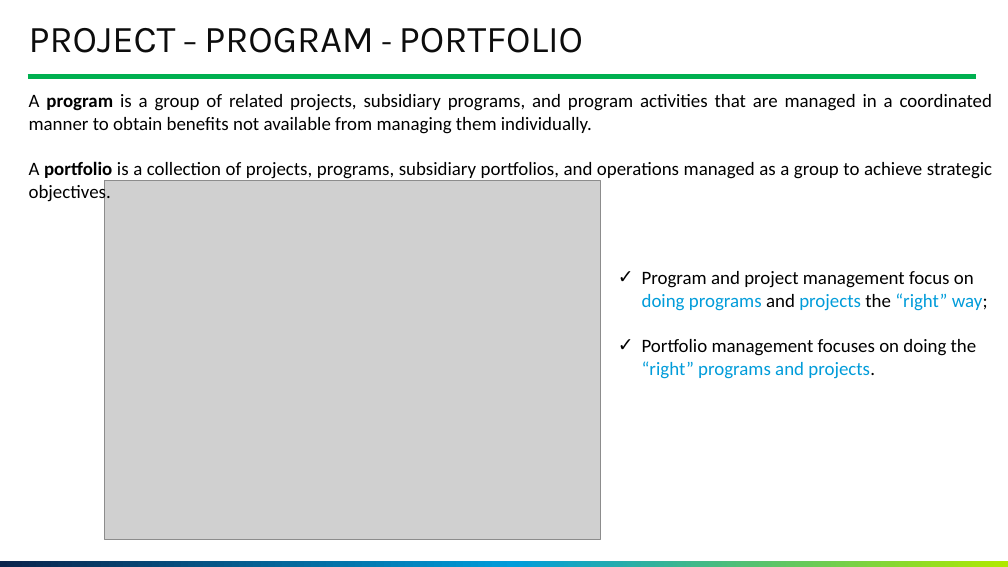
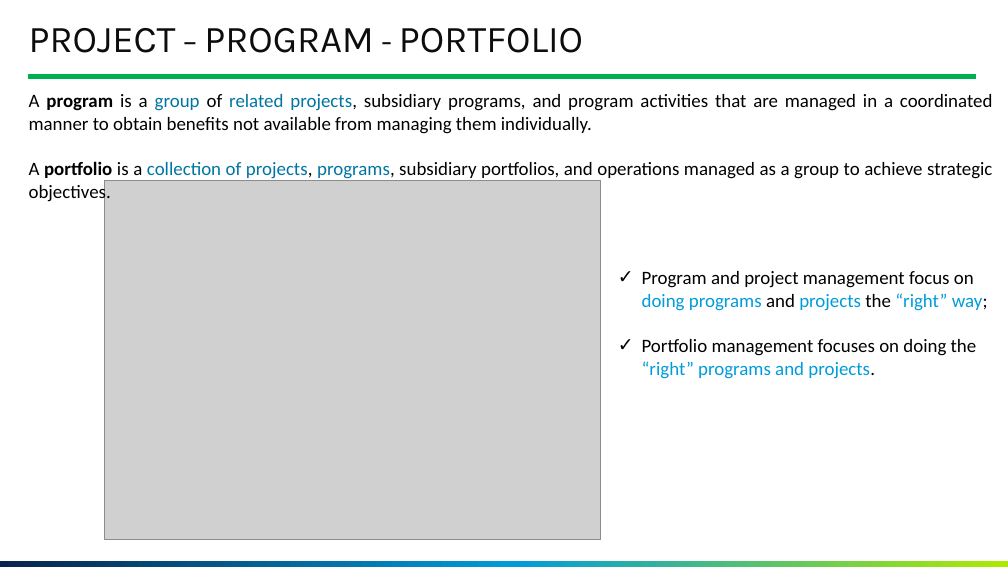
Before and after one commit to GoonerMAK/SWE_4803_Software_Project_Management, a slide deck: slide 17 of SWE 4803_Lec1.pptm. Drawn at 1008x567 pixels with LibreOffice and Linux fonts; fonts in the diff are those of the drawing; grey boxes stand for pictures; background and template pictures are left out. Boxes give left, top, right and bottom in pixels: in the first picture for what was removed or moved away, otherwise in the second. Text is boxed around its words. In the diff, an @@ line names an element or a change of style, - is before the commit and + after.

```diff
--- a/SWE 4803_Lec1.pptm
+++ b/SWE 4803_Lec1.pptm
@@ text "A program is a group ..." at (29, 94, 993, 203): text colour #000000 to #0075A3 in "group related projects,", "collection of projects, programs," @@
```
Also in this commit, not shown: 2 other slides changed, 13 other files.
